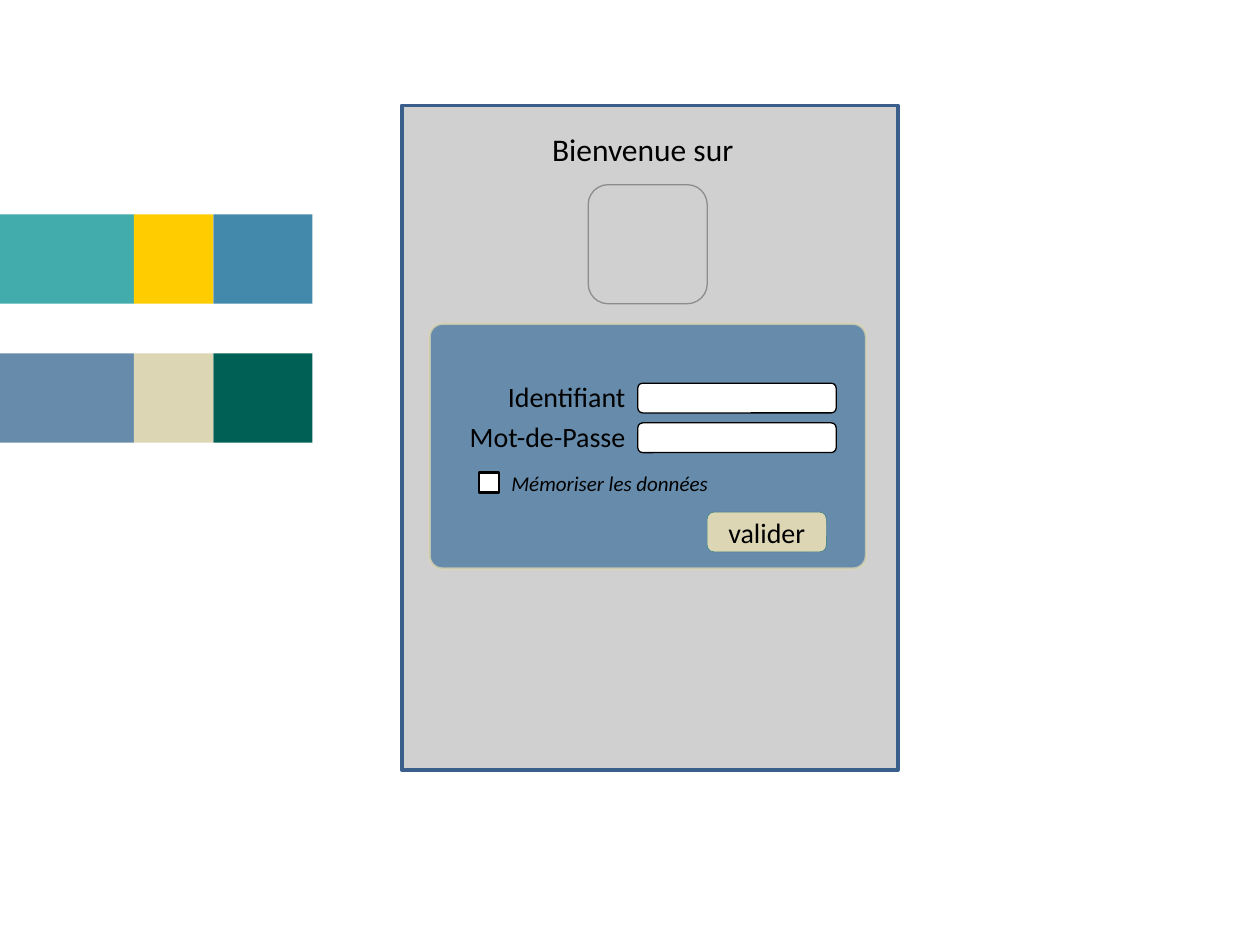
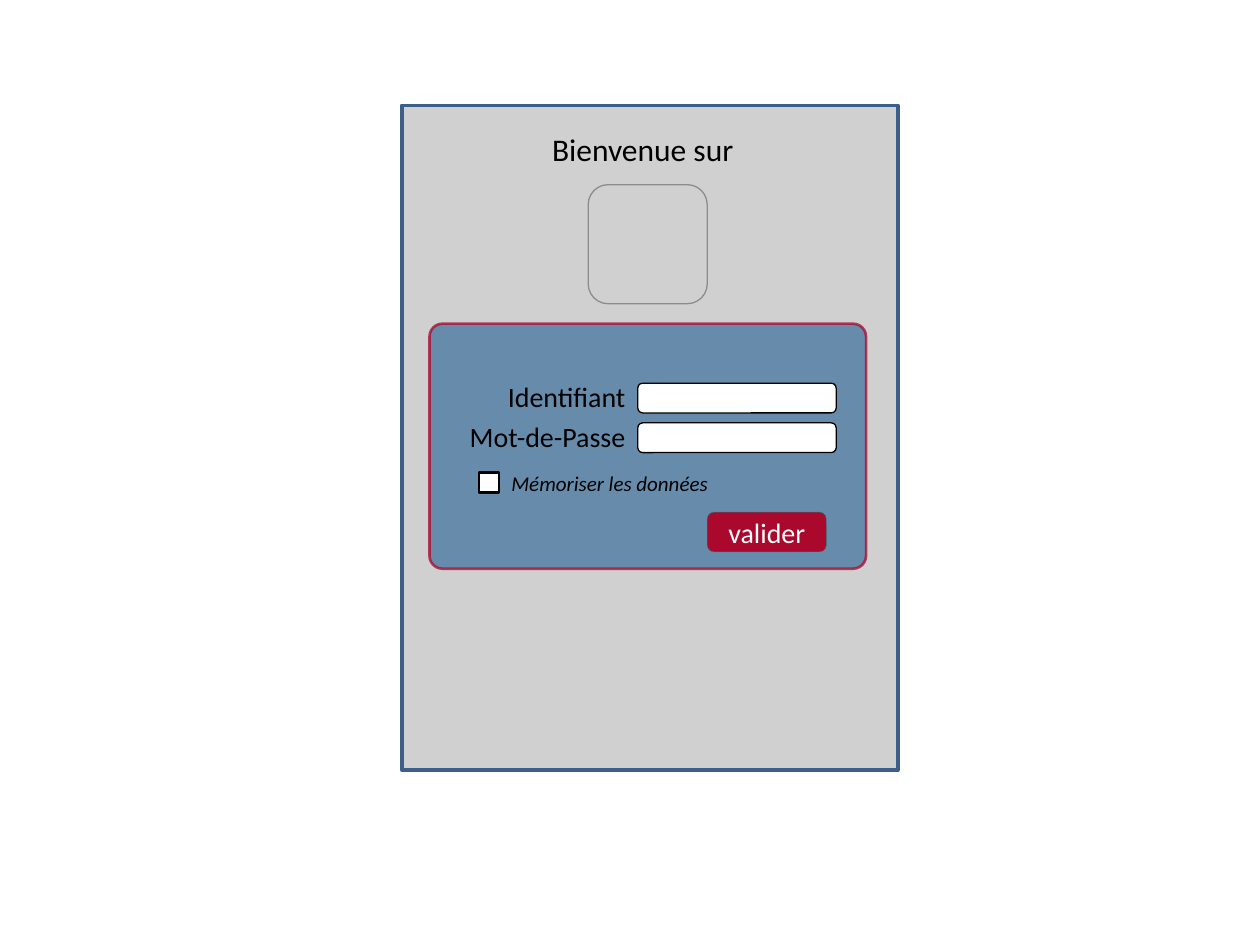
Before and after one commit to Tinkerbell777/gestion_compte, a slide deck: slide 2 of maquette_autre_fond.pptx. Drawn at 1260x945 pixels with LibreOffice and Linux fonts; fonts in the diff are those of the drawing; grey boxes stand for pictures. Boxes give left, top, right and bottom in pixels: in the first picture for what was removed or moved away, otherwise in the second. Text is boxed around its words. In the diff, an @@ line names an element or a change of style, - is before the commit and + after.

```diff
--- a/maquette_autre_fond.pptx
+++ b/maquette_autre_fond.pptx
@@ rectangle removed at (0,214,135,304) @@
@@ rectangle removed at (134,214,213,304) @@
@@ rectangle removed at (213,214,312,304) @@
@@ rounded rectangle at (430,324,866,568): outline #DDD6B4 1.5 pt to #AA082D 1.5 pt @@
@@ rectangle removed at (0,354,135,444) @@
@@ rectangle removed at (134,354,213,444) @@
@@ rectangle removed at (213,354,312,444) @@
@@ rounded rectangle "valider" at (707,512,825,551): text colour #000000 to #FFFFFF; fill #DDD6B4 to #AA082D @@
```
Also in this commit, not shown: 10 other slides changed, 5 other files.
